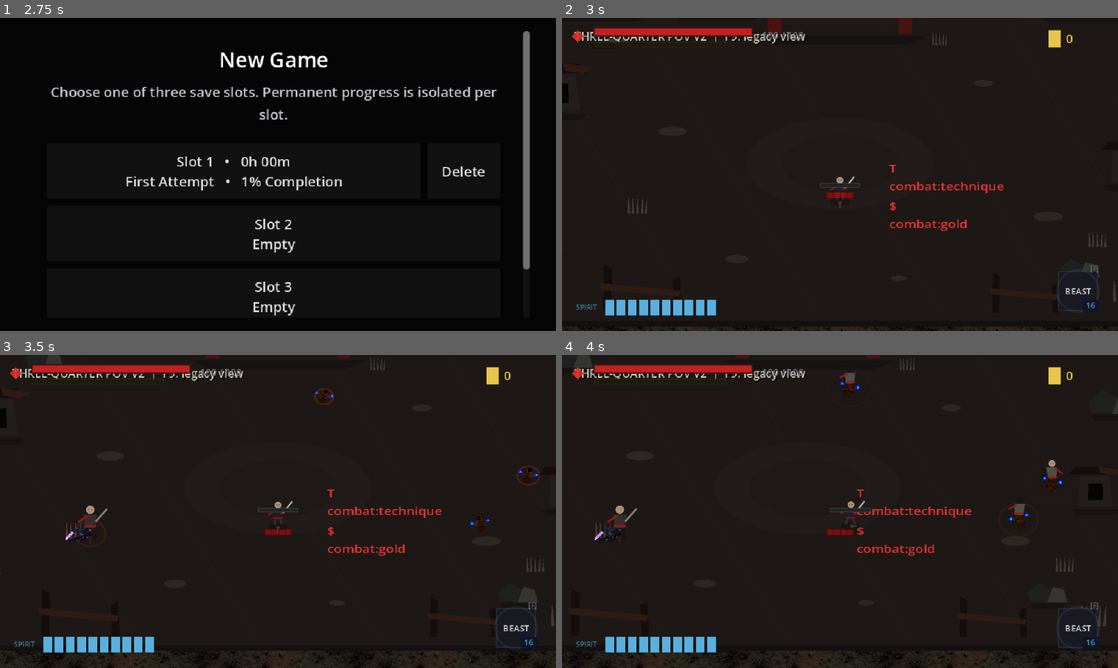
Above: before the commit, frames 1-4 (two rows, left to right).
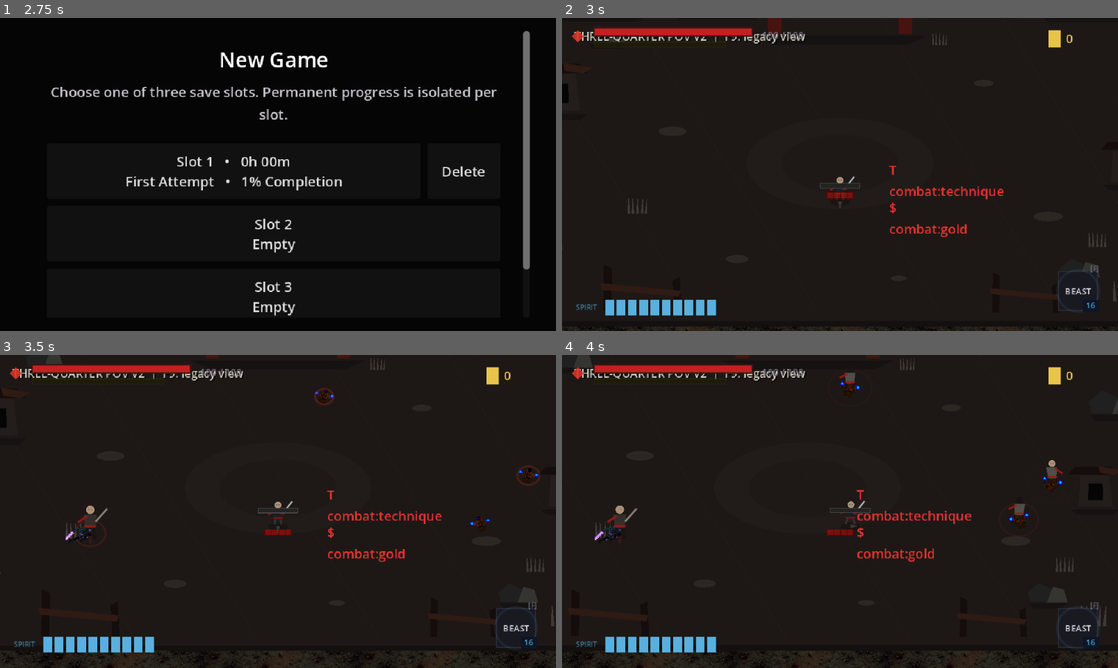
Above: after the commit, the same moments.

Repository: seancl8611/oathbound
Game: Godot game, scene res://TitleScreen/menu.tscn
The game is run twice, just before and just after one commit, with the same random seed, the same clock (stepped at 60 frames per second) and the same inputs. Sound files missing from this copy of the repository are replaced by a short silence.
Inputs (mouse positions are in pixels of both pictures, inside the frame that each line leads up to):
- Up to frame 1 (2.75 s): click "New Game" at 0.5 s; click "Slot 1 • 0h 00m First Attempt…" at 1.25 s; click "Cancel" at 2 s
- Up to frame 2 (3 s): click "Slot 2 Empty" at 2.75 s
- Up to frame 3 (3.5 s): no input
- Up to frame 4 (4 s): tap Enter (ui_accept) at 3.5, 3.77 s; move the mouse to (962, 495) at 3.52 s; press the mouse at (962, 495) at 3.53 s; hold D (right) from 3.53 s (still down)

Frame 1 is identical in both runs. In frame 2, 0.9% of the frame differs, in the area x 46-80%, y 46-70%; in frame 3, 0.9%; in frame 4, 0.9%.

Commit message:
Keep world-space UI upright in projected view

Diff:
--- a/game/oathbound/Utility/CameraFollow.gd
+++ b/game/oathbound/Utility/CameraFollow.gd
@@ -4,7 +4,7 @@
 ##
 ## The simulation remains completely 2D. We project the ground plane by using a
 ## non-uniform Camera2D zoom (Y is compressed relative to X), then counter-scale the
-## main character sprites/proxies so Akio/enemies remain upright instead of being
+## main character sprites/proxies and world-space interface so upright content is not
 ## squashed. Physics, navigation, hitboxes, attack ranges and AI stay authoritative in
 ## their existing world coordinates.
 
@@ -21,6 +21,7 @@
 @export var framing_world_offset := Vector2(0.0, -18.0)
 @export var compensate_character_sprites := true
 @export_range(0.0, 1.0, 0.05) var sprite_counter_projection := 1.0
+@export var compensate_world_controls := true
 @export var use_procedural_actor_proxies := true
 @export var hide_legacy_actor_sprites_when_proxying := true
 @export var add_contact_shadows := true
@@ -33,6 +34,7 @@
 const PRESENTATION_SCALE_META := &"_oathbound_three_quarter_base_scale"
 const PRESENTATION_Z_META := &"_oathbound_three_quarter_base_z"
 const PRESENTATION_SELF_MODULATE_META := &"_oathbound_three_quarter_base_self_modulate"
+const PRESENTATION_WORLD_UI_SCALE_META := &"_oathbound_three_quarter_world_ui_scale"
 const PRESENTATION_SHADOW_PENDING_META := &"_oathbound_three_quarter_shadow_pending"
 const PRESENTATION_PROXY_PENDING_META := &"_oathbound_three_quarter_proxy_pending"
 const PRESENTATION_SHADOW_NAME := &"ThreeQuarterGroundShadow"
@@ -67,8 +69,8 @@
 
 
 func _exit_tree() -> void:
-	# Do not leave actor visuals mutated if this Camera2D is removed while the actors
-	# themselves survive a scene transition/debug reload.
+	# Do not leave actor/UI visuals mutated if this Camera2D is removed while the scene
+	# survives a transition/debug reload.
 	_restore_all_actor_visuals()
 
 
@@ -153,6 +155,8 @@
 		return
 	for actor: Node in _presentation_actors():
 		_prepare_actor_visual(actor)
+	if compensate_world_controls:
+		_refresh_world_controls()
 
 
 func _presentation_actors() -> Array[Node]:
@@ -202,6 +206,55 @@
 		_ensure_contact_shadow(actor_2d, sprite)
 	if use_procedural_actor_proxies:
 		_ensure_actor_proxy(actor_2d)
+
+
+func _refresh_world_controls() -> void:
+	# CanvasLayer HUD is already screen-space and must never be counter-projected. Only
+	# Control nodes living in the same world tree as the Player/current room are adjusted.
+	if _target == null:
+		return
+	var world_root := _target.get_parent()
+	if world_root == null:
+		return
+	_prepare_world_controls_recursive(world_root, false)
+
+
+func _prepare_world_controls_recursive(node: Node, inside_canvas_layer: bool) -> void:
+	var now_inside_canvas_layer := inside_canvas_layer or node is CanvasLayer
+	if node is Control and not now_inside_canvas_layer:
+		var control := node as Control
+		if not control.has_meta(PRESENTATION_WORLD_UI_SCALE_META):
+			control.set_meta(PRESENTATION_WORLD_UI_SCALE_META, control.scale)
+		var base_scale_value: Variant = control.get_meta(PRESENTATION_WORLD_UI_SCALE_META)
+		if base_scale_value is Vector2:
+			var base_scale := base_scale_value as Vector2
+			var safe_compression := maxf(0.01, ground_vertical_compression)
+			control.scale = Vector2(base_scale.x, base_scale.y / safe_compression)
+
+	for child: Node in node.get_children():
+		_prepare_world_controls_recursive(child, now_inside_canvas_layer)
+
+
+func _restore_world_controls() -> void:
+	if _target == null:
+		return
+	var world_root := _target.get_parent()
+	if world_root == null:
+		return
+	_restore_world_controls_recursive(world_root, false)
+
+
+func _restore_world_controls_recursive(node: Node, inside_canvas_layer: bool) -> void:
+	var now_inside_canvas_layer := inside_canvas_layer or node is CanvasLayer
+	if node is Control and not now_inside_canvas_layer:
+		var control := node as Control
+		if control.has_meta(PRESENTATION_WORLD_UI_SCALE_META):
+			var base_scale_value: Variant = control.get_meta(PRESENTATION_WORLD_UI_SCALE_META)
+			if base_scale_value is Vector2:
+				control.scale = base_scale_value
+
+	for child: Node in node.get_children():
+		_restore_world_controls_recursive(child, now_inside_canvas_layer)
 
 
 func _restore_all_actor_visuals() -> void:
@@ -232,6 +285,8 @@
 		if proxy != null:
 			proxy.queue_free()
 
+	_restore_world_controls()
+
 
 func _find_main_actor_sprite(actor: Node2D) -> Sprite2D:
 	# Current Akio and migrated Hushiro standard enemies all use a direct Sprite2D
